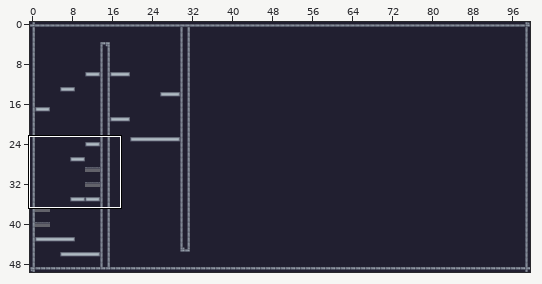
Two versions of a level (Tiled map, assets/tiles/black-castle.tmx). Above: a wide view before the commit, with the close-up outlined.
Close-up. The starting point:
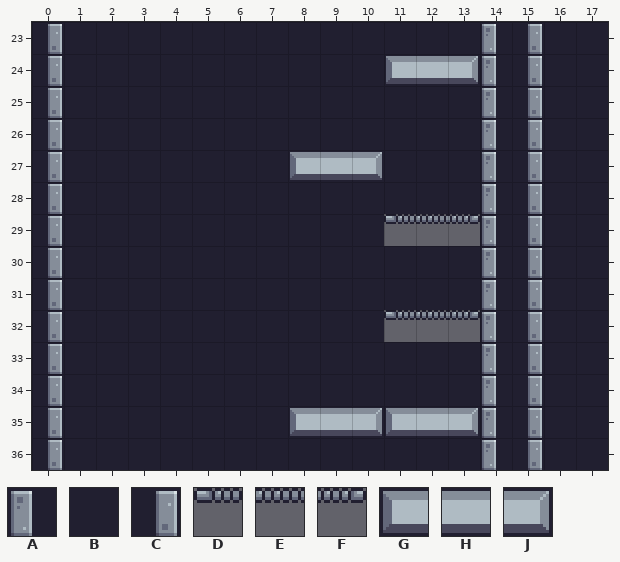
Cells are 16x16 px. Shown: x 0..17, y 23..36. The commit also changed other parts of the map, which this record leaves out.
Key: from "my_terrain": A 22, B 23, C 24, D 61, E 62, F 63, G 100, H 101, J 102.
_ is an empty cell.
Layer "Background" before, first column x 0:
23 CBBBBBBBBBBBBBACBB
24 CBBBBBBBBBBGHJACBB
25 CBBBBBBBBBBBBBACBB
26 CBBBBBBBBBBBBBACBB
27 CBBBBBBBGHJBBBACBB
28 CBBBBBBBBBBBBBACBB
29 CBBBBBBBBBBDEFACBB
30 CBBBBBBBBBBBBBACBB
31 CBBBBBBBBBBBBBACBB
32 CBBBBBBBBBBDEFACBB
33 CBBBBBBBBBBBBBACBB
34 CBBBBBBBBBBBBBACBB
35 CBBBBBBBGHJGHJACBB
36 CBBBBBBBBBBBBBACBB
After the commit:
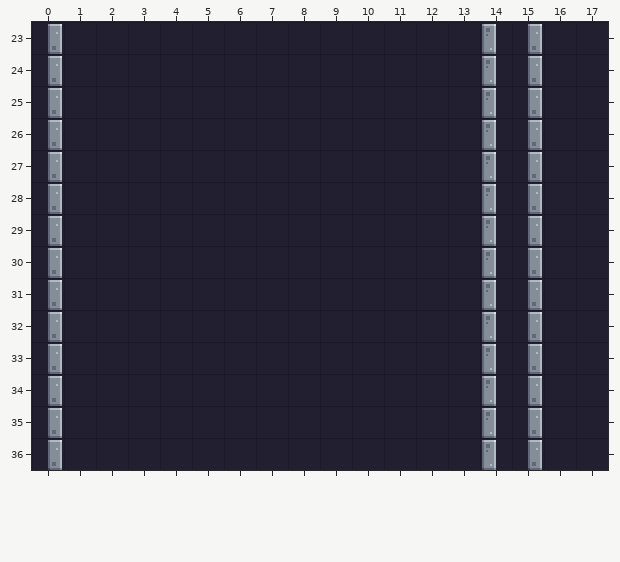
From old to new:
Layer "Background":
The edit turns tile D into tile B in row 29 at x 11; in row 32 at x 11.
The edit turns tile E into tile B in row 29 at x 12; in row 32 at x 12.
The edit turns tile F into tile B in row 29 at x 13; in row 32 at x 13.
The edit turns tile G into tile B in row 24 at x 11; in row 27 at x 8; in row 35 at x 8 and 11.
The edit turns tile H into tile B in row 24 at x 12; in row 27 at x 9; in row 35 at x 9 and 12.
The edit turns tile J into tile B in row 24 at x 13; in row 27 at x 10; in row 35 at x 10 and 13.
